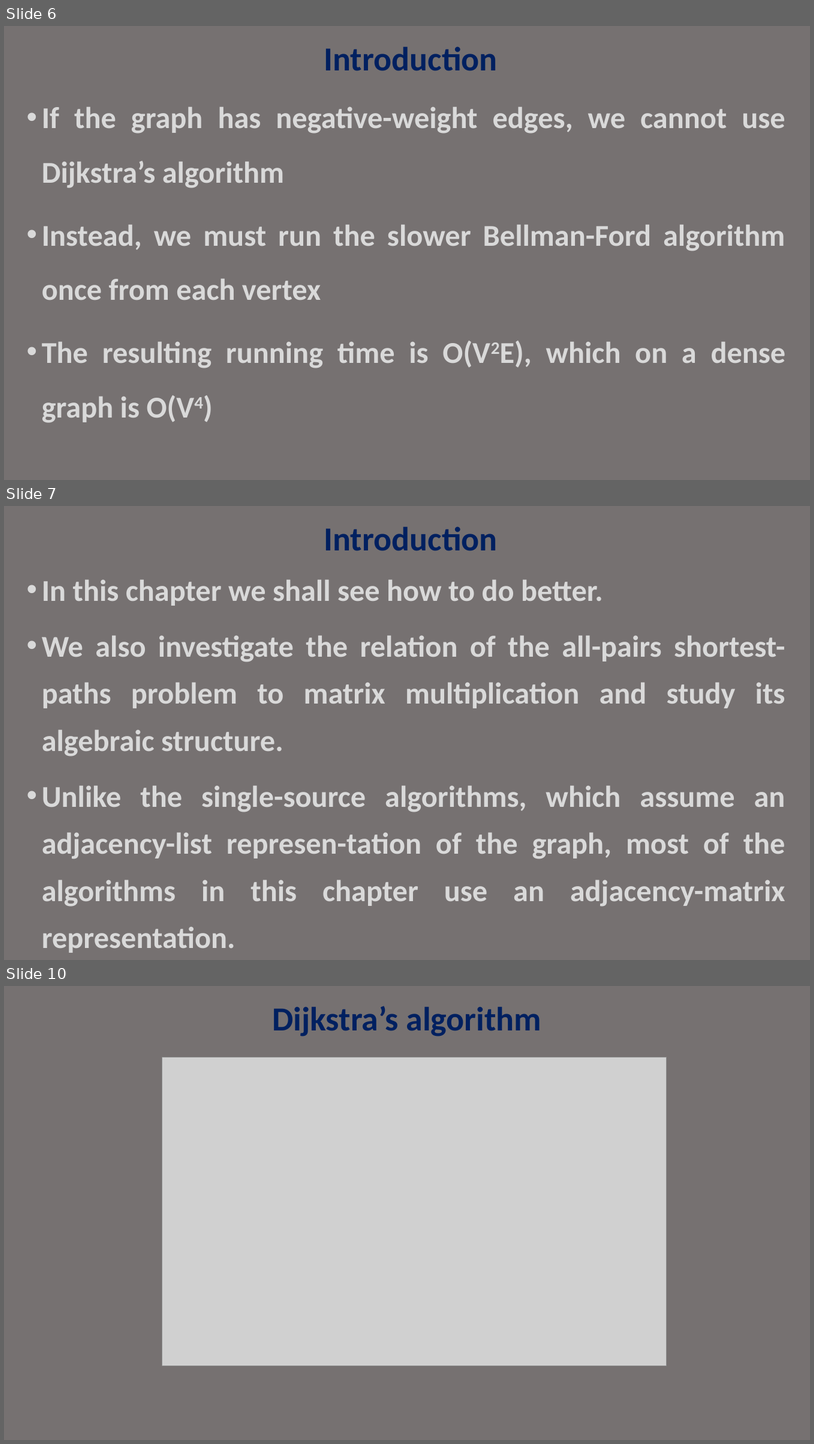
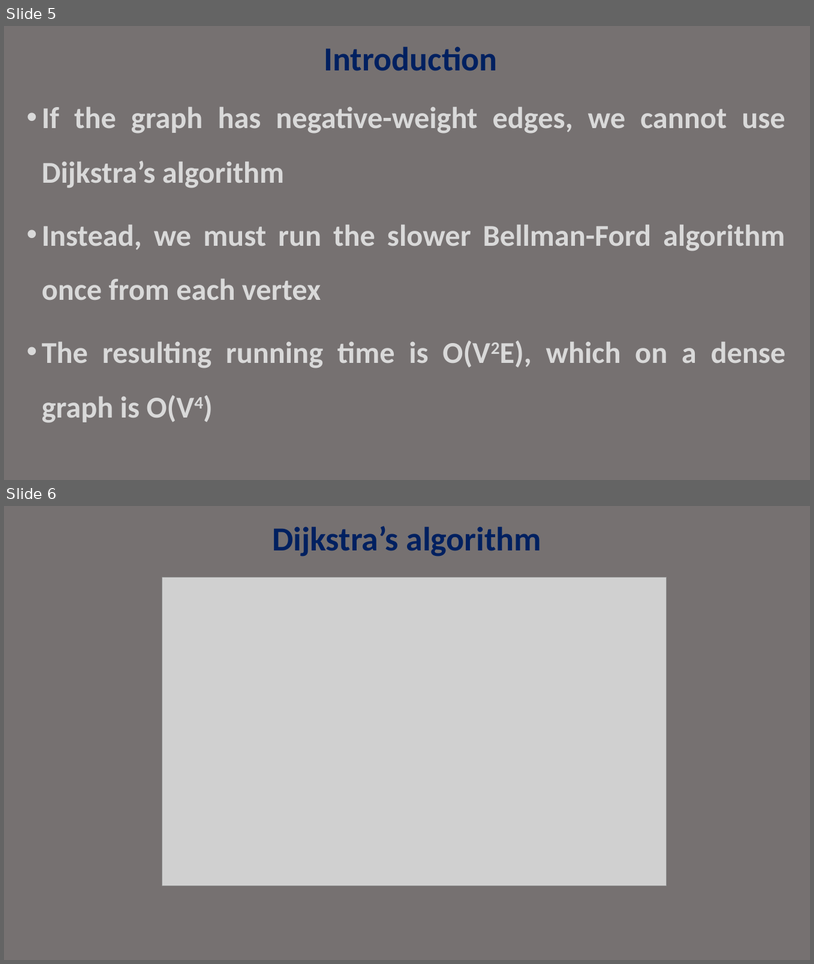
Before and after one commit to janakimeena/Old_Repo_22, a slide deck: Ex11a/dijkstra.pptx. Shown one above the other, each under a label of ours: slides 6, 7 and 10 before the commit, slides 5 and 6 after it; the slides between them are not shown. The pictures are 814x1444 and 814x964 pixels, drawn with LibreOffice and Linux fonts; fonts in the diff are those of the drawing; grey boxes stand for pictures. Boxes give left, top, right and bottom in pixels: in the first picture for what was removed or moved away, otherwise in the second. Text is boxed around its words. In the diff, an @@ line names an element or a change of style, - is before the commit and + after.

```diff
--- a/Ex11a/dijkstra.pptx
+++ b/Ex11a/dijkstra.pptx
@@ slide 7 removed at box(4, 506, 810, 960), background #767171 @@
@@ title removed at box(324, 526, 498, 551) @@
-Introduction
@@ text removed at box(42, 580, 786, 952) @@
-• In this chapter we shall see how to do better.
-• We also investigate the relation of the all-pairs shortest-paths problem to matrix multiplication and study its algebraic structure.
-• Unlike the single-source algorithms, which assume an adjacency-list represen-tation of the graph, most of the algorithms in this chapter use an adjacency-matrix representation.
@@ what was slide 6 is now slide 5 @@
@@ what was slide 10 is now slide 6 @@
```
Also in this commit, not shown: 2 slides changed, 29 slides added, 1 other slide removed, 1 other file.
